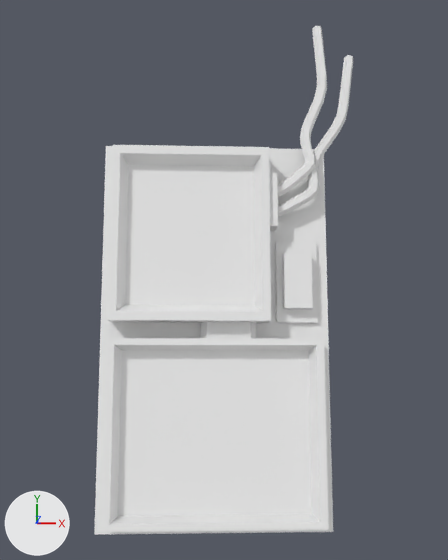
A saved change to the Blender file UI_Pons/PonsConsole.blend.
Rendered twice from a 50 mm camera at (-0.46, -1.08, 16.61) aimed at (0.24, 1.42, -0.07). Every picture has the same lights, and +X, +Y and +Z are marked at lower left. The picture after the commit comes second.
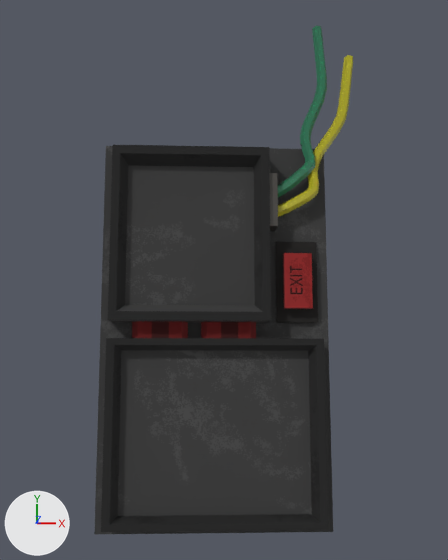
Commit message: pons ui

The edits, one by one:
Picture 'ponsUI.png' (img_ponsui_png) is new.
Picture 'ponsUI.png.002' (img_ponsui_png_002) is new.
In material 'Material' (mat_material), base_color is no longer (0.8, 0.8, 0.8), white #e7e7e7.
In material 'Material' (mat_material), texture is now set to img_ponsui_png.
In material 'Material' (mat_material), roughness goes from 0.5 to 1.0.
Material 'Material.005' (mat_material_005) is new.
Its texture is img_ponsui_png.
Material 'Material.003' (mat_material_003) is new.
Its texture is img_ponsui_png.
Its roughness is 1.0.
Material 'Material.002' (mat_material_002) is new.
Its texture is img_ponsui_png.
Its roughness is 1.0.
Material 'Material.001' (mat_material_001) is new.
Its texture is img_ponsui_png.
Its roughness is 1.0.
Material 'Material.004' (mat_material_004) is new.
Its texture is img_ponsui_png.
Material 'Material.006' (mat_material_006) is new.
Its texture is img_ponsui_png.
Material 'Material.008' (mat_material_008) is new.
Its texture is img_ponsui_png_002.
Its roughness is 1.0.
me_cylinder has 132 vertices, 128 faces and spans x -0.09..1.56, y -0.87..4.88, z -5.02..-3.22.
me_cylinder gains material mat_material_006 (picture img_ponsui_png).
me_cube_001 has 8 vertices, 5 faces and spans x -0.155..0.155, y -0.712..0.712, z -0.368..0.368.
me_cube_001 gains material mat_material_004 (picture img_ponsui_png).
me_cube_003 has 12 vertices, 8 faces and spans x -0.269..0.269, y -0.712..0.712, z -0.368..0.368.
me_cube_003 gains material mat_material_001 (picture img_ponsui_png).
me_cube_005 has 8 vertices, 5 faces and spans x -0.54..0.54, y -1.08..1.08, z -0.08..0.08.
me_cube_005 gains material mat_material_002 (picture img_ponsui_png).
me_cube_006 has 8 vertices, 5 faces and spans x -0.363..0.363, y -0.723..0.723, z -0.117..0.117.
me_cube_006 gains material mat_material_003 (picture img_ponsui_png).
me_cylinder_001 has 132 vertices, 128 faces and spans x -0.09..1.56, y -0.87..4.88, z -5.02..-3.22.
me_cylinder_001 gains material mat_material_005 (picture img_ponsui_png).
Mesh me_cube_008 is new.
It has 12 vertices, 8 faces and spans x -0.269..0.269, y -0.712..0.712, z -0.368..0.368.
It uses material mat_material_008 (picture img_ponsui_png_002).
Object 'Cube.002' (ob_cube_002) is new; it shows me_cube_008.
Its location is (-1.43, 0.01, 0.29).
Its rotation in degrees is (0, 0, 90).

Changed parts and their boxes (x1, y1, x2, y2) in the pictures (448 x 560 px):
'Cube', surface changed (white to black): (94, 145, 333, 534) in both
'Cylinder', recoloured (white to green): (278, 26, 327, 197) in both
'Cylinder.001', recoloured: (278, 55, 353, 217) in both
'Cube.004', recoloured (white to black): (276, 242, 318, 323) in both
'Cube.005', recoloured (white to red): (283, 253, 313, 309) in both
'Cube.002', added (red): after (132, 321, 188, 338)
'Cube.003', recoloured (white to red): (201, 322, 256, 338) in both
'Cube.001', recoloured (white to grey): (269, 173, 278, 231) in both
